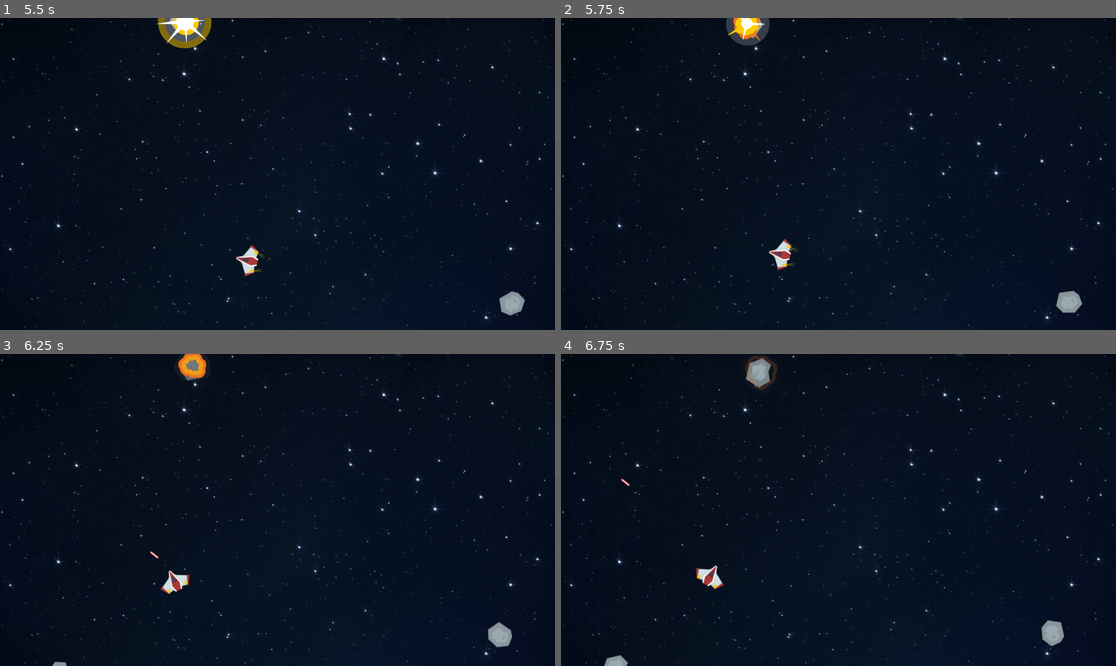
Above: before the commit, frames 1-4 (two rows, left to right).
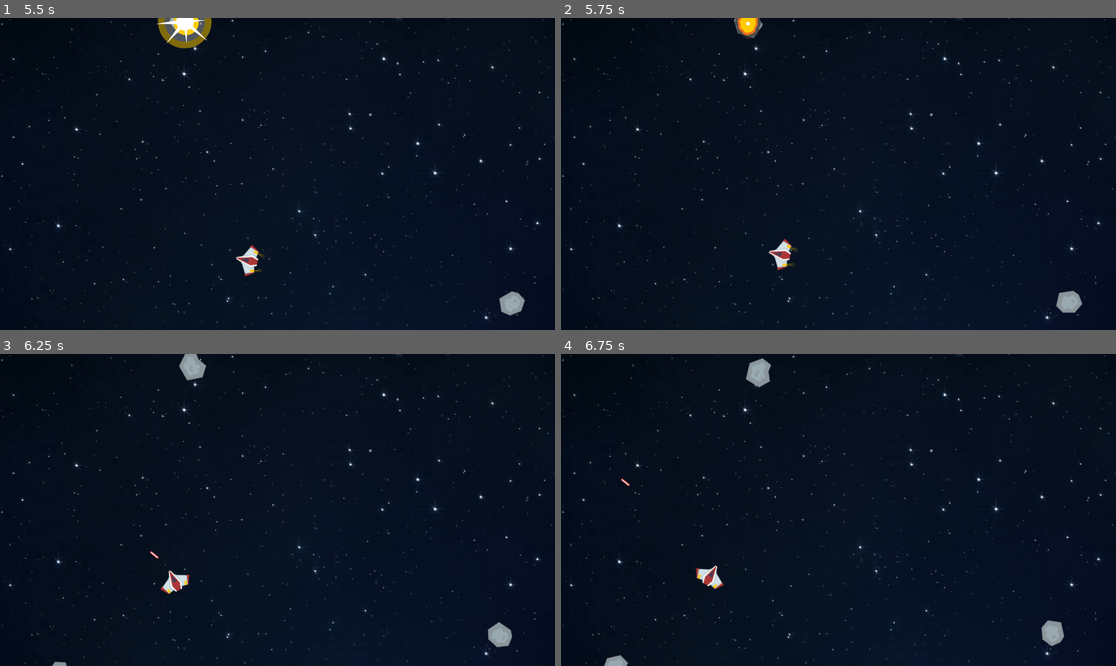
Above: after the commit, the same moments.

Repository: TheScogg/GodotAsteroids
Game: Godot game, scene res://Scenes/Main.tscn
The game is run twice, just before and just after one commit, with the same random seed, the same clock (stepped at 60 frames per second) and the same inputs.
Inputs:
- Up to frame 1 (5.5 s): tap Enter at 0.5 s; hold Up (ui_up) 0.53-2.03 s; tap Space (ui_select) at 0.77, 1.52, 3.02, 3.77, 4.52 s; hold Left (ui_left) 2.03-3.53 s; hold Down (ui_down) 3.53-4.28 s; hold Right (ui_right) 4.28-5.03 s; hold Up (ui_up) from 5.03 s (still down)
- Up to frame 2 (5.75 s): keep holding Up (ui_up)
- Up to frame 3 (6.25 s): release Up (ui_up) at 5.78 s; hold Right (ui_right) from 5.78 s (still down); tap Space (ui_select) at 6.02 s
- Up to frame 4 (6.75 s): keep holding Right (ui_right)

Frame 1 is identical in both runs. In frame 2, 0.5% of the frame differs, in the area x 29-38%, y 0-9%; in frame 3, 0.3%; in frame 4, 0.2%.

Commit message:
implemented asteroid explosions, wrap-around, and splitting

Diff:
--- a/Scenes/AsteroidSpawn - Copy.gd
+++ b/Scenes/AsteroidSpawn - Copy.gd
@@ -4,50 +4,67 @@
 var anAsteroidCode = preload("res://Scenes/anAsteroid.gd")
 var asteroid
 
-var scn_explosion = preload("res://Scenes/Explosion.tscn")
+#var scn_explosion = preload("res://Scenes/Explosion.tscn")
 var explosion
 var hits = 0
-var totalAsteroids = 15
+var totalAsteroids = 5
 var asteroidPath2D
 var asteroidFollowPath
 var asteroidDictionary = {}
 var lives = 5
 
+
 func _ready():
 	#AsteroidSpawn
-	print (self.get_name())
+
 	set_process(true)
 
 func _process(delta):
 	pass
 
 
-func create(size, asteroidPos):
-	asteroid = scn_asteroids.instance()
-	asteroid = asteroid.spawnAsteroid(size)
+func create(size, asteroidPos, howMany):
 	print (asteroidPos)
-	asteroid.position = asteroidPos
-	asteroid.set_script(anAsteroidCode)
-	asteroid.connect("makeMedium", self, "_make_medium")
-	asteroid.connect("body_entered", asteroid, "_body_entered")
+	for i in range(howMany):
+		asteroid = scn_asteroids.instance()
+		asteroid = asteroid.spawnAsteroid(size)
+
+		asteroid.global_position = asteroidPos
+		asteroid.set_script(anAsteroidCode)
+
+		#Signal Lists
+		asteroid.connect("body_entered", asteroid, "_body_entered")
+		asteroid.connect("makeMedium", self, "_make_medium")
+		asteroid.connect("makeSmall", self, "_make_small")
+
+		if (size == "Big"):
+			asteroidFollowPath = PathFollow2D.new()
+			asteroidFollowPath.set_name("AsteroidPath")
+			asteroidFollowPath.add_child(asteroid)
+
+			#Path2D is a child of AsteroidSpawn node
+			$Path2D.add_child(asteroidFollowPath)
+
+		elif (size == "Medium" || size == "Small"):
+
+			$Freefloating.add_child(asteroid)
 
 
 
-	asteroidFollowPath = PathFollow2D.new()
-	asteroidFollowPath.set_name("AsteroidPath")
-	asteroidFollowPath.add_child(asteroid)
-
-	#Path2D is a child of AsteroidSpawn node
-	$Path2D.add_child(asteroidFollowPath)
-
-
-	totalAsteroids -= 1
-
+func _make_big(asteroidPos):
+	create("Big", asteroidPos, 1)
 
 func _make_medium(asteroidPos):
-	print (asteroidPos)
-	create("Medium", asteroidPos)
+	create("Medium", asteroidPos, 2)
+
+func _make_small(asteroidPos):
+	create("Small", asteroidPos, 2)
 
 #Create asteroid path and Area2d / Sprite subnodes every time TimerAsteroid expires
 func _on_TimerAsteroid_timeout():
-	create("Big", Vector2(0,0))
+	print ("Total Asteroids Left: ",totalAsteroids)
+	if (totalAsteroids > 0):
+		create("Big", Vector2(0,0), 1)
+		totalAsteroids -= 1
+	else:
+		self.get_node("TimerAsteroid").queue_free()
--- a/Scenes/AsteroidSpawn.tscn
+++ b/Scenes/AsteroidSpawn.tscn
@@ -1,7 +1,8 @@
-[gd_scene load_steps=3 format=2]
+[gd_scene load_steps=4 format=2]
 
 [ext_resource path="res://Scenes/AsteroidSpawn - Copy.gd" type="Script" id=1]
-[ext_resource path="res://Scenes/Path2D.tscn" type="PackedScene" id=2]
+[ext_resource path="res://Scenes/Explosion.tscn" type="PackedScene" id=2]
+[ext_resource path="res://Scenes/Path2D.tscn" type="PackedScene" id=3]
 
 [node name="AsteroidSpawn" type="Node2D" index="0"]
 
@@ -9,9 +10,11 @@
 
 [node name="Explosions" type="Node2D" parent="." index="0"]
 
+[node name="Explosion" parent="Explosions" index="0" instance=ExtResource( 2 )]
+
 [node name="Freefloating" type="Node2D" parent="." index="1"]
 
-[node name="Path2D" parent="." index="2" instance=ExtResource( 2 )]
+[node name="Path2D" parent="." index="2" instance=ExtResource( 3 )]
 
 [node name="TimerAsteroid" type="Timer" parent="." index="3"]
 
--- a/Scenes/Explosion.tscn
+++ b/Scenes/Explosion.tscn
@@ -13,7 +13,7 @@
 [sub_resource type="Animation" id=1]
 
 resource_name = "explode"
-length = 1.8
+length = 0.9
 loop = false
 step = 0.1
 tracks/0/type = "value"
@@ -23,7 +23,7 @@
 tracks/0/imported = false
 tracks/0/enabled = true
 tracks/0/keys = {
-"times": PoolRealArray( 0, 0.2, 0.4, 0.6, 0.8, 1, 1.2, 1.4, 1.6, 1.8 ),
+"times": PoolRealArray( 0, 0.1, 0.2, 0.3, 0.4, 0.5, 0.6, 0.7, 0.8, 0.9 ),
 "transitions": PoolRealArray( 1, 1, 1, 1, 1, 1, 1, 1, 1, 1 ),
 "update": 1,
 "values": [ ExtResource( 1 ), ExtResource( 2 ), ExtResource( 3 ), ExtResource( 4 ), ExtResource( 5 ), ExtResource( 6 ), ExtResource( 7 ), ExtResource( 8 ), ExtResource( 9 ), null ]
@@ -43,7 +43,6 @@
 
 [node name="Explosion" type="Sprite" parent="." index="0"]
 
-texture = ExtResource( 1 )
 _sections_unfolded = [ "Transform" ]
 
 [node name="AnimationExplosion" type="AnimationPlayer" parent="." index="1"]
--- a/Scenes/anAsteroid.gd
+++ b/Scenes/anAsteroid.gd
@@ -4,12 +4,13 @@
 var scn_explosion = preload("res://Scenes/Explosion.tscn")
 var scn_asteroids = load("res://Scenes/Asteroids.tscn")
 var scn_asteroidSpawn = load("res://Scenes/AsteroidSpawn - Copy.gd")
-
+var vectorHeading = Vector2(0,0)
 var explosion
 var hits = 0
 var screensize
 var timer
 signal makeMedium
+signal makeSmall
 
 func _ready():
 	screensize = get_viewport().get_visible_rect().size
@@ -27,12 +28,11 @@
 
 
 func _on_timer_timeout():
-	print ("Timer timed out")
 	timer.stop()
 
 
 func unhook():
-	print (get_parent().get_name(), " is parent")
+
 	pass
 
 func _physics_process(delta):
@@ -52,22 +52,32 @@
 
 
 func move_asteroids(delta):
-	self.position += Vector2(1,0)
-	self.rotation += 1.5 * delta
+
+	if (self.get_name().find("Big") != -1):
+		self.position += Vector2(1,0)
+		self.rotation += 1.5 * delta
+	else:
+		self.position += vectorHeading
+		self.rotation += 1.5 * delta
 
 func player_collision():
 	print ("You're Dead...")
 
 func print_hello():
-	print ("Asteroid Instantiated")
+	pass
 
 func set_pos_and_trajectory():
-	get_parent().set_unit_offset(randf())
-	get_parent().rotate(rand_range(PI/4, 3 * PI/4))
+	randomize()
+	if (self.get_name().find("Big") != -1):
+		get_parent().set_unit_offset(randf())
+		get_parent().rotate(rand_range(PI/4, 3 * PI/4))
+	else:
+		vectorHeading = Vector2(randf() * 2.0 - 1, randf() * 2.0 - 1)
+
+
 
 func _body_entered( body ):
-#	asteroid.create("Medium")
-	if (body.get_name() != "Player"):
+	if (body.get_name().find("Bullet") != -1):
 		explosion = scn_explosion.instance()
 	#	if body.get_name().match("Bullet"):
 		body.queue_free()
@@ -76,16 +86,18 @@
 		explosion.get_node("AnimationExplosion").play("explode")
 
 
-	if (hits == 5):
-		#!!!! Emit signal to be connected to in AsteroidSpawn, just like the timer signal in there
-		emit_signal("makeMedium", self.global_position)
-
-
-		self.queue_free()
-		print ("Asteroid split")
-
-
-
+		if (self.get_name().find("Big") != -1 && hits == 5):
+			#!!!! Emit signal to be connected to in AsteroidSpawn, just like the timer signal in there
+			emit_signal("makeMedium", self.global_position)
+			explosion.get_node("AnimationExplosion").play("explode")
+			self.queue_free()
+		elif (self.get_name().find("Medium") != -1 && hits == 5):
+			emit_signal("makeSmall", self.global_position)
+			explosion.get_node("AnimationExplosion").play("explode")
+			self.queue_free()
+		elif (self.get_name().find("Small") != -1 && hits == 5):
+			explosion.get_node("AnimationExplosion").play("explode")
+			self.queue_free()
 
 
 	hits += 1
